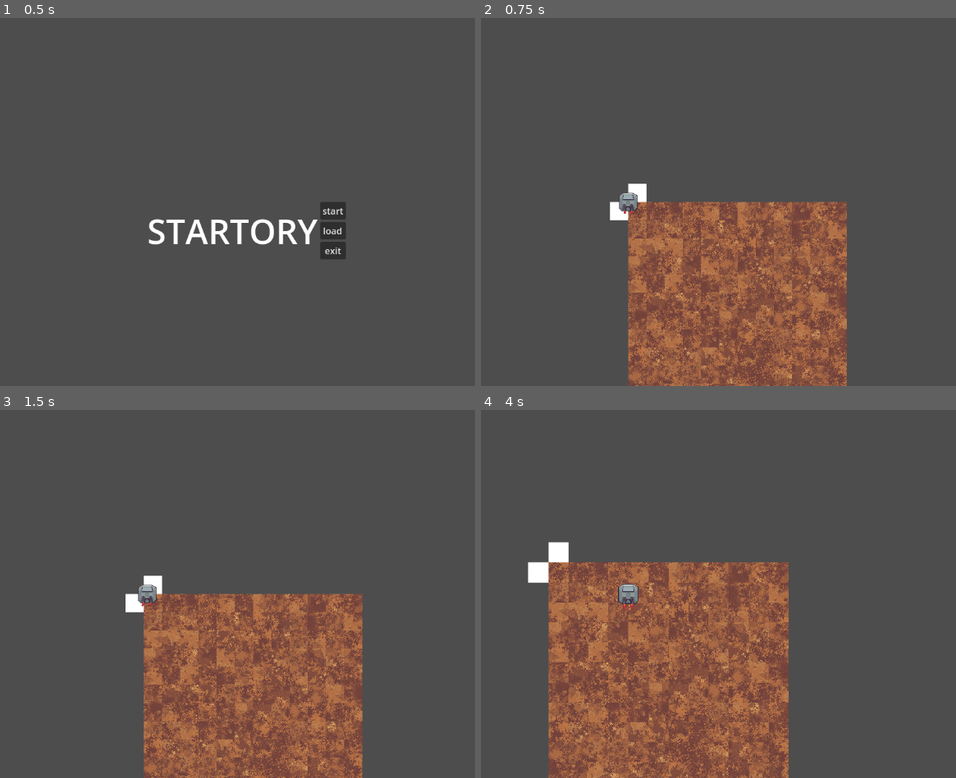
Above: before the commit, frames 1-4 (two rows, left to right).
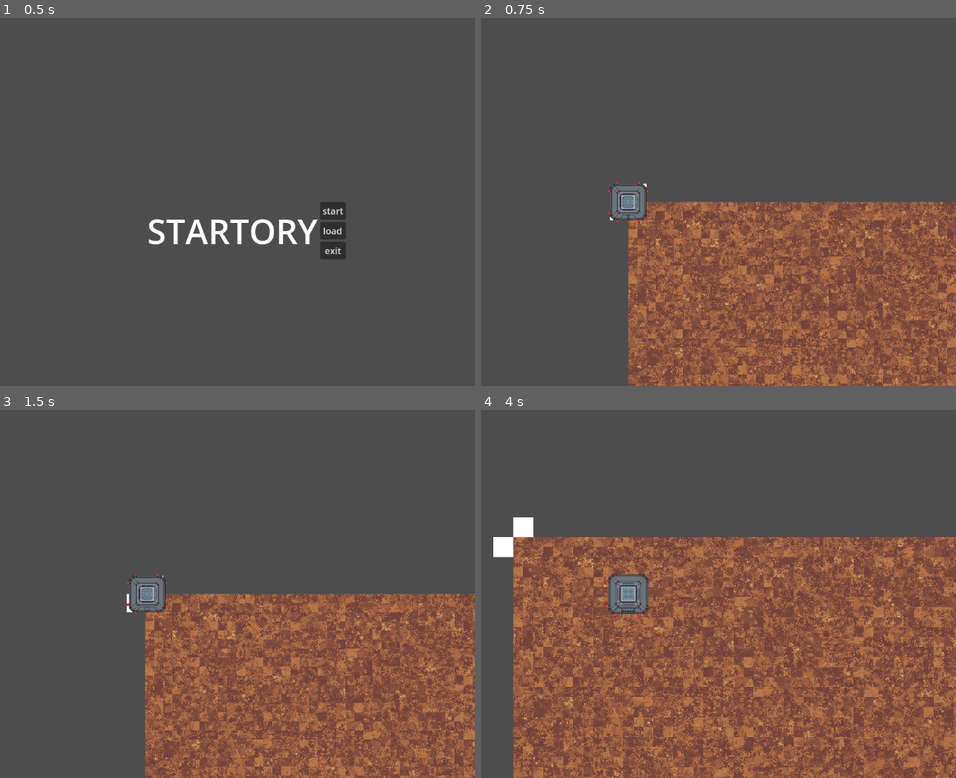
Above: after the commit, the same moments.

Repository: DennisFan11/Startory
Game: Godot game, scene res://main_ctrl.tscn
Same seed, same stepped clock (60 frames per second), same inputs: the game is played once before the commit and once after it.
Inputs (mouse positions are in pixels of both pictures, inside the frame that each line leads up to):
- Up to frame 1 (0.5 s): no input
- Up to frame 2 (0.75 s): click "start" at 0.5 s
- Up to frame 3 (1.5 s): tap Enter at 1.25 s; move the mouse to (289, 575) at 1.27 s; hold D (right) from 1.28 s (still down); hold Right mouse button (aim) from 1.28 s (still down)
- Up to frame 4 (4 s): move the mouse to (495, 612) at 2.02 s; release D (right) at 2.03 s; release Right mouse button (aim) at 2.03 s; hold S (down) 2.03-2.78 s; tap Shift (shift) at 2.1 s; move the mouse to (694, 513) at 2.77 s; press the mouse at (694, 513) at 2.78 s; hold D (right) 2.78-3.53 s; move the mouse to (595, 667) at 3.52 s; release the mouse at (595, 667) at 3.53 s; hold W (up) from 3.53 s (still down); tap Mouse wheel up (zoom_in) at 3.6 s

Frame 1 is identical in both runs. In frame 2, 23% of the frame differs, in the area x 26-100%, y 44-100%; in frame 3, 24%; in frame 4, 47%, in the area x 2-100%, y 29-100%.

Commit message:
landing craft_and frame 5 fix

Diff:
--- a/global.gd
+++ b/global.gd
@@ -2,7 +2,9 @@
 var ctrl
 var Gctrl
 var map = {}
-var damp = 5 #每幀pix
+var damp = 1 #每幀pix
+
+var dirt = preload("res://asset_lib/sprites/dirt.png")
 
 
 var speed:float = 3 #每幀pix
@@ -18,9 +20,9 @@
 var hp:int = 10
 
 
-var block_size = 32
-var chunk_size = 6
-var chunk_array_load = empty_chunk_array(3) #9*9
+var block_size = 16
+var chunk_size = 9
+var chunk_array_load = empty_chunk_array(9) #9*9
 var chunk_array_loaded = []
 
 
--- a/scenes/floors/01.gd
+++ b/scenes/floors/01.gd
@@ -1,5 +1,6 @@
 extends Sprite2D
 @export var id=1
 func _ready():
-	set_region_rect(Rect2(randi_range(0, 128),randi_range(0, 128),32,32))
+	texture=Global.dirt
+	set_region_rect(Rect2(randi_range(0, 128),randi_range(0, 128),16,16))
 	rotation=PI/2*randi_range(0, 3)
--- a/scenes/floors/01.tscn
+++ b/scenes/floors/01.tscn
@@ -1,10 +1,8 @@
-[gd_scene load_steps=3 format=3 uid="uid://qqwbj5l7iuqh"]
+[gd_scene load_steps=2 format=3 uid="uid://qqwbj5l7iuqh"]
 
-[ext_resource type="Texture2D" uid="uid://bbmos42obx467" path="res://asset_lib/sprites/dirt.png" id="1_jwdjo"]
 [ext_resource type="Script" path="res://scenes/floors/01.gd" id="1_otxix"]
 
 [node name="01" type="Sprite2D"]
-texture = ExtResource("1_jwdjo")
 region_enabled = true
 region_rect = Rect2(0, 0, 64, 64)
 region_filter_clip_enabled = true
--- a/scenes/game_ctrl/game_ctrl.tscn
+++ b/scenes/game_ctrl/game_ctrl.tscn
@@ -2,7 +2,7 @@
 
 [ext_resource type="Script" path="res://scenes/game_ctrl/map.gd" id="1_o7naf"]
 [ext_resource type="Script" path="res://scenes/game_ctrl/player.gd" id="2_dl0wq"]
-[ext_resource type="PackedScene" uid="uid://bau7larbfgj5" path="res://scenes/player_body/player_body.tscn" id="3_efjsl"]
+[ext_resource type="PackedScene" uid="uid://bau7larbfgj5" path="res://scenes/landing_craft/player_body.tscn" id="3_xi6a5"]
 
 [node name="game_ctrl" type="Node"]
 
@@ -21,4 +21,4 @@
 
 [node name="Camera" type="Camera2D" parent="player"]
 
-[node name="player_body" parent="." instance=ExtResource("3_efjsl")]
+[node name="landing_craft" parent="." instance=ExtResource("3_xi6a5")]
--- a/scenes/game_ctrl/map.gd
+++ b/scenes/game_ctrl/map.gd
@@ -4,41 +4,36 @@
 	"air",
 	preload("res://scenes/floors/01.tscn")
 ]
-var mapdata = Global.map
-var block_size = Global.block_size
-var chunk_size = Global.chunk_size
-var chunk_array_load = Global.chunk_array_load
-var chunk_array_loaded = Global.chunk_array_loaded
-var pos = Global.player_position
 
-func _datasync():
-	mapdata = Global.map
-	block_size = Global.block_size
-	chunk_size = Global.chunk_size
-	chunk_array_load = Global.chunk_array_load
-	chunk_array_loaded = Global.chunk_array_loaded
-	pos = Global.player_position
+
 
 func _process(delta):
-	var block_pos = Vector2(int(pos.x), int(pos.y))
-	block_pos /= block_size
-	var chunk_pos = block_pos/chunk_size
+
+	var block_pos = Vector2(
+		int(Global.player_position.x / Global.block_size),
+		int(Global.player_position.y / Global.block_size)
+		)
+	var chunk_pos = Vector2(
+		int(block_pos.x / Global.chunk_size),
+		int(block_pos.y / Global.chunk_size)
+	)
+
 	_floorLoad(chunk_pos)
 
 func _floorLoad(chunk_pos : Vector2):
 	var save = []
 	var need = []
 	var dontneed = []
-	for i in chunk_array_load:
+	for i in Global.chunk_array_load:
 		need.append(i + chunk_pos)
 
-	for i in chunk_array_loaded:
+	for i in Global.chunk_array_loaded:
 		if i not in need:
 			dontneed.append(i)
 	for i in need:
-		if i not in chunk_array_loaded:
+		if i not in Global.chunk_array_loaded:
 			save.append(i)
-	chunk_array_loaded=need
+	Global.chunk_array_loaded=need
 	need=save
 	if need != []:
 		print("load_chunk:",need)
@@ -52,25 +47,25 @@
 
 
 func _add(cpos:Vector2):
-	var bpos = cpos*chunk_size
-	for x in range(chunk_size):
-		for y in range(chunk_size):
+	var bpos = cpos*Global.chunk_size
+	for x in range(Global.chunk_size):
+		for y in range(Global.chunk_size):
 			var ix = bpos.x+x
 			var iy = bpos.y+y
-			var id = mapdata.floor[ix][iy]
+			var id = Global.map.floor[ix][iy]
 			if typeof(id) ==TYPE_INT && id !=0 && ix>=0 &&iy>=0:
-				mapdata.floor[ix][iy] = floor[id].instantiate()
-				add_child(mapdata.floor[ix][iy])
-				mapdata.floor[ix][iy].position=Vector2(ix*block_size+block_size/2,iy*block_size+block_size/2)
+				Global.map.floor[ix][iy] = floor[id].instantiate()
+				add_child(Global.map.floor[ix][iy])
+				Global.map.floor[ix][iy].position=Vector2(ix*Global.block_size+Global.block_size/2,iy*Global.block_size+Global.block_size/2)
 
 
 func _remove(cpos:Vector2):
-	var bpos = cpos*chunk_size
-	for x in range(chunk_size):
-		for y in range(chunk_size):
+	var bpos = cpos*Global.chunk_size
+	for x in range(Global.chunk_size):
+		for y in range(Global.chunk_size):
 			var ix = bpos.x+x
 			var iy = bpos.y+y
-			var id = mapdata.floor[ix][iy].id
-			if typeof(id) ==TYPE_CALLABLE:
-				mapdata.floor[ix][iy].queue_free()
-				mapdata.floor[ix][iy] = id
+			if typeof(Global.map.floor[ix][iy]) == TYPE_OBJECT :
+				var id = Global.map.floor[ix][iy].id
+				Global.map.floor[ix][iy].queue_free()
+				Global.map.floor[ix][iy] = id
--- a/scenes/player_body/foot.gd
+++ b/scenes/landing_craft/foot.gd
@@ -3,7 +3,8 @@
 func _ready():
 	$blood_meat.position=Vector2(0,0)
 var time=0
-@export var anime = false
+
+
 @export var 擺幅:float = 1
 @export var 波長 = 2
 @export var 波速 = 1
--- a/scenes/player_body/foot.tscn
+++ b/scenes/landing_craft/foot.tscn
@@ -1,7 +1,7 @@
 [gd_scene load_steps=5 format=3 uid="uid://cyibugd1tm4ah"]
 
-[ext_resource type="Script" path="res://scenes/player_body/foot.gd" id="1_uqyca"]
-[ext_resource type="PackedScene" uid="uid://cg6ufw1ffh6kv" path="res://scenes/player_body/blood_meat.tscn" id="2_pxnim"]
+[ext_resource type="Script" path="res://scenes/landing_craft/foot.gd" id="1_uqyca"]
+[ext_resource type="PackedScene" uid="uid://cg6ufw1ffh6kv" path="res://scenes/landing_craft/blood_meat.tscn" id="2_pxnim"]
 
 [sub_resource type="Curve2D" id="Curve2D_jt0by"]
 _data = {
--- /dev/null
+++ b/scenes/landing_craft/player_body.gd
@@ -0,0 +1,72 @@
+extends Node2D
+
+var door = true
+var doorMove = 20
+var doorSpeed= 0.5
+var doorProcess:float = 0
+
+var fireArry = []
+var fires:PackedVector2Array = []
+
+
+func _ready():
+	$body.position = Global.player_position
+	$body.linear_damp = Global.damp
+	_火焰預處理()
+
+
+func _process(delta):
+	_火焰幀處理()
+	_門幀處理(delta)
+
+func _門幀處理(delta):
+	var L = $body/landing_craft/door
+	var R = $body/landing_craft/door2
+	if (door == true):
+		if (doorProcess >= 1):
+			doorProcess = 1
+		else:
+			doorProcess += doorSpeed*delta
+	else:
+		if (doorProcess <= 0):
+			doorProcess = 0
+		else:
+			doorProcess -= doorSpeed*delta
+	L.position = Vector2(-1,0)*doorProcess*doorMove
+	R.position = Vector2(1,0)*doorProcess*doorMove
+
+
+
+
+
+func _physics_process(delta):
+	var max
+	var speed
+	if Global.running == true:
+		max = Global.max_run_speed
+		speed = Global.run_speed
+	else:
+		max = Global.max_speed
+		speed = Global.speed
+	var vec = Global.move_vector * (speed + Global.damp)
+	if ($body.linear_velocity + vec).length() <= max:
+		$body.apply_central_impulse(vec)
+	Global.player_position=$body.position
+
+
+func _火焰預處理():
+	fireArry.append($body/fire)
+	fireArry.append($body/fire2)
+	fireArry.append($body/fire3)
+	fireArry.append($body/fire4)
+	fireArry.append($body/fire5)
+	fireArry.append($body/fire6)
+	fireArry.append($body/fire7)
+	fireArry.append($body/fire8)
+	for i in fireArry:
+		fires.append(i.points[1])
+func _火焰幀處理():
+	var fire_move = $"body".linear_velocity/20
+	var rand = float(randi_range(0,50))/100
+	for i in range(fireArry.size()):
+		fireArry[i].points[1] = fires[i] + (fires[i]*rand) + fire_move.rotated(PI)*1
--- /dev/null
+++ b/scenes/landing_craft/player_body.tscn
@@ -0,0 +1,96 @@
+[gd_scene load_steps=8 format=3 uid="uid://bau7larbfgj5"]
+
+[ext_resource type="Script" path="res://scenes/landing_craft/player_body.gd" id="1_uda0p"]
+[ext_resource type="Texture2D" uid="uid://myegwtf20ut1" path="res://asset_lib/sprites/fire.png" id="2_ld73y"]
+[ext_resource type="Texture2D" uid="uid://0v7o4065ol8r" path="res://asset_lib/sprites/landing_craft.png" id="3_jcfh5"]
+[ext_resource type="Texture2D" uid="uid://dfkcy2aqc7ykx" path="res://asset_lib/sprites/landing_craftfloor.png" id="4_720ms"]
+[ext_resource type="Texture2D" uid="uid://duab2p7c885au" path="res://asset_lib/sprites/landing_craftdoor.png" id="4_tk885"]
+[ext_resource type="Texture2D" uid="uid://b2iv73i6g1hcd" path="res://asset_lib/sprites/landing_craftglass.png" id="5_pbvlv"]
+
+[sub_resource type="CircleShape2D" id="CircleShape2D_ueqfl"]
+radius = 16.0
+
+[node name="landing_craft" type="Node2D"]
+script = ExtResource("1_uda0p")
+
+[node name="body" type="RigidBody2D" parent="."]
+
+[node name="fire" type="Line2D" parent="body"]
+position = Vector2(-19, 30)
+points = PackedVector2Array(0, 0, 0, 6)
+width = 5.0
+texture = ExtResource("2_ld73y")
+texture_mode = 2
+
+[node name="fire2" type="Line2D" parent="body"]
+position = Vector2(19, 30)
+points = PackedVector2Array(0, 0, 0, 6)
+width = 5.0
+texture = ExtResource("2_ld73y")
+texture_mode = 2
+
+[node name="fire3" type="Line2D" parent="body"]
+position = Vector2(30, -19)
+points = PackedVector2Array(0, 0, 6, 0)
+width = 5.0
+texture = ExtResource("2_ld73y")
+texture_mode = 2
+
+[node name="fire4" type="Line2D" parent="body"]
+position = Vector2(30, 19)
+points = PackedVector2Array(0, 0, 6, 0)
+width = 5.0
+texture = ExtResource("2_ld73y")
+texture_mode = 2
+
+[node name="fire5" type="Line2D" parent="body"]
+position = Vector2(-30, 19)
+points = PackedVector2Array(0, 0, -6, 0)
+width = 5.0
+texture = ExtResource("2_ld73y")
+texture_mode = 2
+
+[node name="fire6" type="Line2D" parent="body"]
+position = Vector2(-30, -19)
+points = PackedVector2Array(0, 0, -6, 0)
+width = 5.0
+texture = ExtResource("2_ld73y")
+texture_mode = 2
+
+[node name="fire7" type="Line2D" parent="body"]
+position = Vector2(-19, -30)
+points = PackedVector2Array(0, 0, 0, -6)
+width = 5.0
+texture = ExtResource("2_ld73y")
+texture_mode = 2
+
+[node name="fire8" type="Line2D" parent="body"]
+position = Vector2(19, -30)
+points = PackedVector2Array(0, 0, 0, -6)
+width = 5.0
+texture = ExtResource("2_ld73y")
+texture_mode = 2
+
+[node name="landing_craft" type="Sprite2D" parent="body"]
+position = Vector2(4.76837e-07, 4.76837e-07)
+scale = Vector2(0.5, 0.5)
+texture = ExtResource("3_jcfh5")
+
+[node name="floor" type="Sprite2D" parent="body/landing_craft"]
+show_behind_parent = true
+texture = ExtResource("4_720ms")
+
+[node name="door" type="Sprite2D" parent="body/landing_craft"]
+texture = ExtResource("4_tk885")
+
+[node name="door2" type="Sprite2D" parent="body/landing_craft"]
+position = Vector2(0, -9.53674e-07)
+scale = Vector2(-1, 1)
+texture = ExtResource("4_tk885")
+
+[node name="glass" type="Sprite2D" parent="body/landing_craft"]
+texture = ExtResource("5_pbvlv")
+
+[node name="CollisionShape2D" type="CollisionShape2D" parent="body"]
+visible = false
+shape = SubResource("CircleShape2D_ueqfl")
--- a/scenes/player_body/player_body.gd
+++ /dev/null
@@ -1,36 +0,0 @@
-extends Node2D
-
-var lfire:Vector2
-var Rfire:Vector2
-# Called when the node enters the scene tree for the first time.
-func _ready():
-	$body.position = Global.player_position
-	$body.linear_damp = Global.damp
-	lfire=$body/fire.points[1]
-	Rfire=$body/fire2.points[1]
-
-
-func _process(delta):
-	var fire_move = $"body".linear_velocity/20
-	var rand = float(randi_range(0,50))/100
-	$body/fire.points[1]=lfire + lfire*rand + fire_move.rotated(PI)*1
-	$body/fire2.points[1]=Rfire + Rfire*rand + fire_move.rotated(PI)*1
-
-
-func _physics_process(delta):
-	var max
-	var speed
-	if Global.running == true:
-		max = Global.max_run_speed
-		speed = Global.run_speed
-	else:
-		max = Global.max_speed
-		speed = Global.speed
-
-
-	var vec = Global.move_vector * (speed + Global.damp)
-	print($body.linear_velocity)
-	if ($body.linear_velocity + vec).length() <= max:
-		$body.apply_central_impulse(vec)
-
-	Global.player_position=$body.position
--- a/scenes/player_body/player_body.tscn
+++ /dev/null
@@ -1,36 +0,0 @@
-[gd_scene load_steps=5 format=3 uid="uid://bau7larbfgj5"]
-
-[ext_resource type="Script" path="res://scenes/player_body/player_body.gd" id="1_vl6mk"]
-[ext_resource type="Texture2D" uid="uid://dt2y3dlr6pylr" path="res://asset_lib/sprites/suit01.png" id="2_6equy"]
-[ext_resource type="Texture2D" uid="uid://myegwtf20ut1" path="res://asset_lib/sprites/fire.png" id="2_iqdvg"]
-
-[sub_resource type="CircleShape2D" id="CircleShape2D_ueqfl"]
-radius = 16.0
-
-[node name="player_body" type="Node2D"]
-script = ExtResource("1_vl6mk")
-
-[node name="body" type="RigidBody2D" parent="."]
-
-[node name="fire" type="Line2D" parent="body"]
-position = Vector2(-6, 14)
-points = PackedVector2Array(0, 0, 0, 6)
-width = 5.0
-texture = ExtResource("2_iqdvg")
-texture_mode = 2
-
-[node name="fire2" type="Line2D" parent="body"]
-position = Vector2(6, 14)
-points = PackedVector2Array(0, 0, 0, 6)
-width = 5.0
-texture = ExtResource("2_iqdvg")
-texture_mode = 2
-
-[node name="sprite" type="Sprite2D" parent="body"]
-position = Vector2(4.76837e-07, 4.76837e-07)
-scale = Vector2(0.5, 0.5)
-texture = ExtResource("2_6equy")
-
-[node name="CollisionShape2D" type="CollisionShape2D" parent="body"]
-visible = false
-shape = SubResource("CircleShape2D_ueqfl")
Not shown, added: asset_lib/sprites/input.png.import
Binary file added: asset_lib/sprites/landing_craft.aseprite
Binary file added: asset_lib/sprites/landing_craft.png
Not shown, added: asset_lib/sprites/landing_craft.png.import
Binary file added: asset_lib/sprites/landing_craftdoor.png
Not shown, added: asset_lib/sprites/landing_craftdoor.png.import
Binary file added: asset_lib/sprites/landing_craftfloor.png
Not shown, added: asset_lib/sprites/landing_craftfloor.png.import
Binary file added: asset_lib/sprites/landing_craftglass.png
Not shown, added: asset_lib/sprites/landing_craftglass.png.import
Renamed: scenes/player_body/blood_meat.tscn -> scenes/landing_craft/blood_meat.tscn
